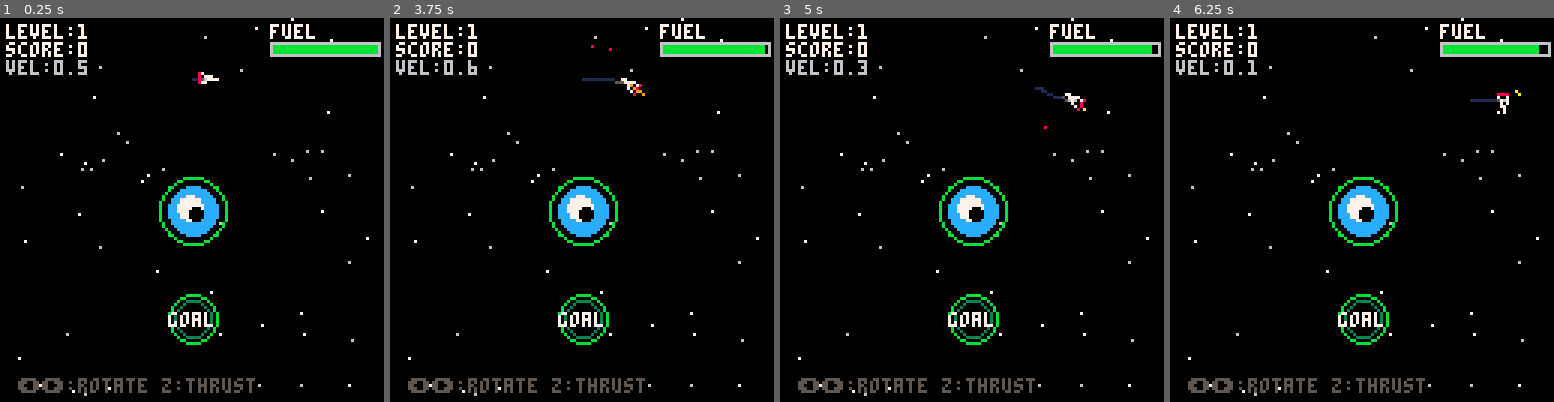
Above: before the commit, frames 1-4 (left to right).
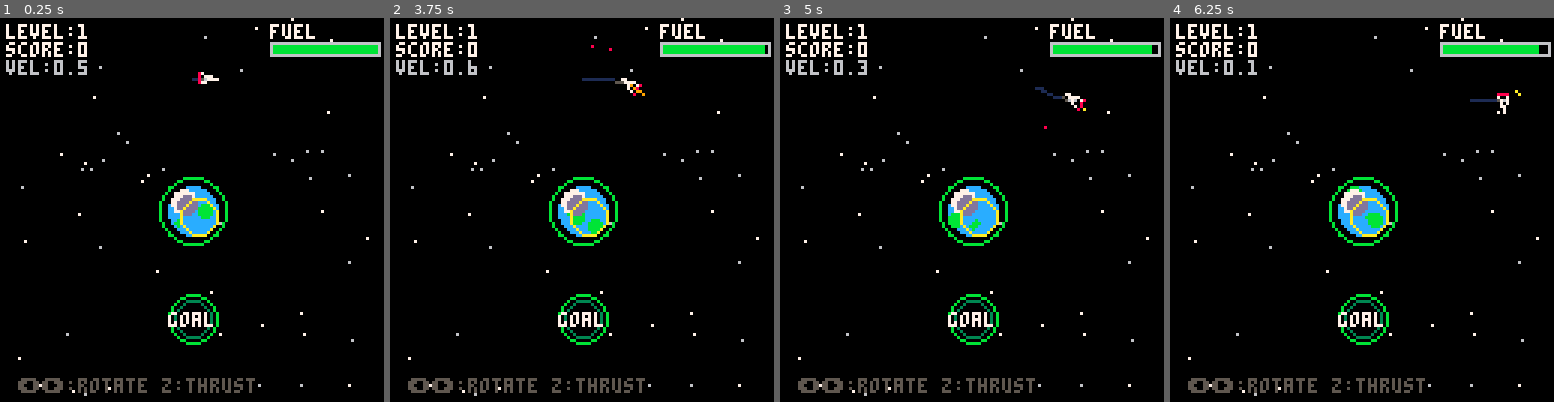
Above: after the commit, the same moments.

Repository: wevibecode/game
Game: PICO-8 cartridge game.p8
Two runs of this game, one before a commit and one after it. Both use one fixed random seed, a clock stepped at 60 frames per second and the inputs below.
Inputs:
- Up to frame 1 (0.25 s): no input
- Up to frame 2 (3.75 s): tap O (Z key) at 0.7, 1.7, 2.1, 2.5, 2.9, 3.3, 3.7 s; hold Right 1.6-2.1 s; hold Right 2.47-3.03 s; hold Left 3.08-3.58 s
- Up to frame 3 (5 s): hold Right 4.02-4.68 s; tap O (Z key) at 4.1, 4.5, 4.9 s
- Up to frame 4 (6.25 s): hold Left 5.08-5.68 s; tap O (Z key) at 5.3, 5.7, 6.1 s; hold Right from 6.08 s (still down)

The runs differ from the first frame. In frame 1, 0.8% of the frame differs, in the area x 44-58%, y 44-58%; in frame 2, 0.8%; in frame 3, 0.8%, in the area x 43-58%, y 44-58%; in frame 4, 0.8%.

Commit message:
Deploy game build #2722

Diff:
--- a/game.p8
+++ b/game.p8
@@ -324,10 +324,26 @@
  for p in all(planets) do
   -- planet body
   circfill(p.x,p.y,p.r,p.col)
-  -- highlight
-  circfill(p.x-1,p.y-1,p.r/2,7)
-  -- shadow
-  circfill(p.x+1,p.y+1,p.r/3,0)
+
+  -- surface details (craters/terrain)
+  for i=1,3 do
+   local cx=p.x+(rnd(p.r*1.4)-p.r*0.7)
+   local cy=p.y+(rnd(p.r*1.4)-p.r*0.7)
+   local dx=cx-p.x
+   local dy=cy-p.y
+   -- only draw if within planet
+   if dx*dx+dy*dy<p.r*p.r then
+    circfill(cx,cy,1+rnd(1.5),p.col-1)
+   end
+  end
+
+  -- atmospheric highlight (crescent)
+  local hl_size=p.r*0.6
+  circfill(p.x-p.r*0.3,p.y-p.r*0.3,hl_size,7)
+  circfill(p.x-p.r*0.3+1,p.y-p.r*0.3+1,hl_size*0.7,p.col+1)
+
+  -- terminator shadow (darker edge)
+  circ(p.x+p.r*0.3,p.y+p.r*0.3,p.r*0.8,p.col-2)
 
   -- draw gravity field (subtle)
   circ(p.x,p.y,p.r+3,p.col-1)
Not shown, changed: game.js
